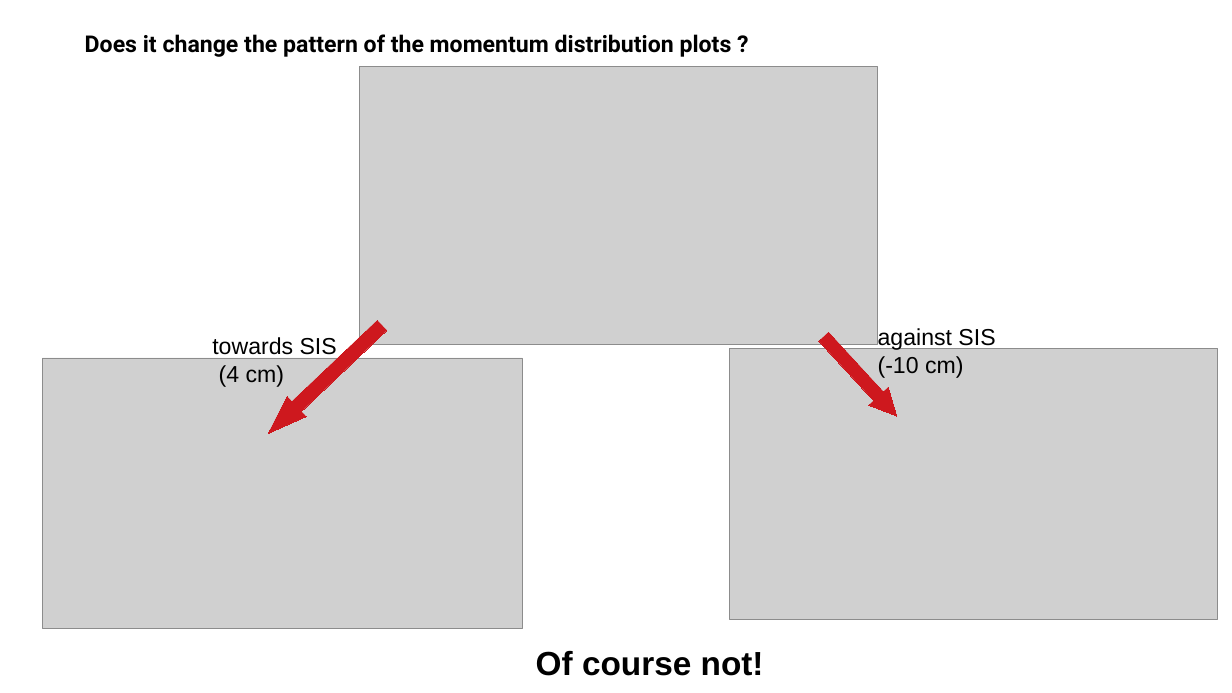
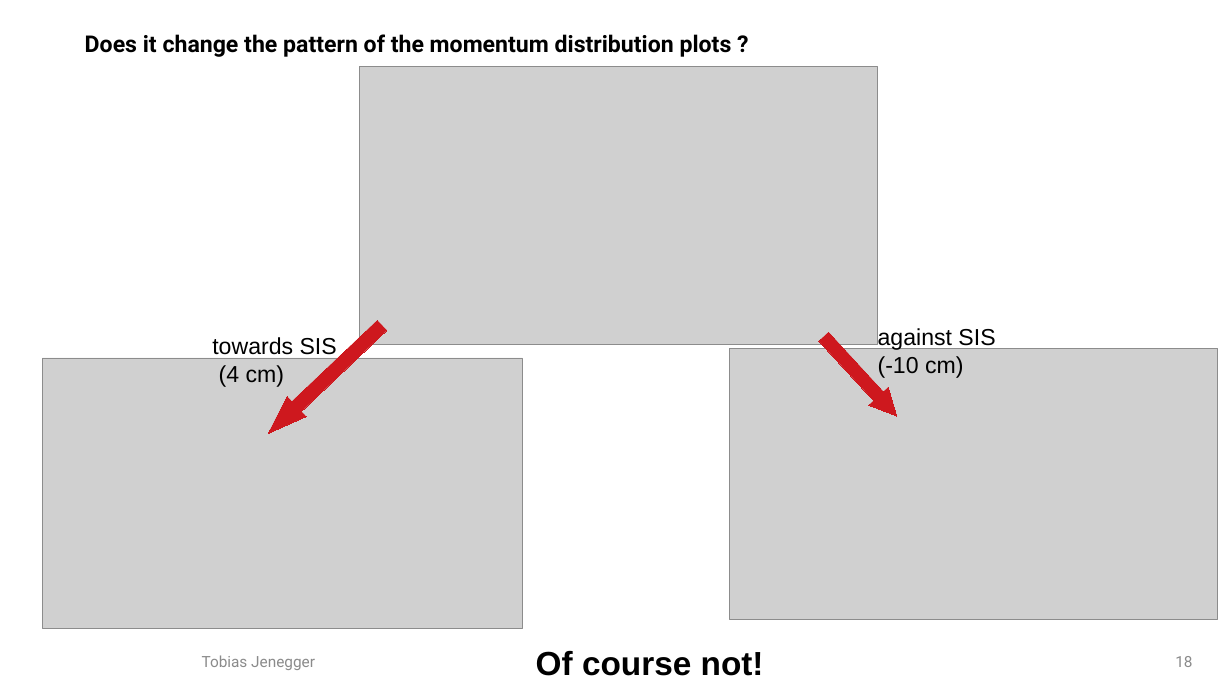
Before and after one commit to jenegger/r3b_wg, a slide deck: slide 18 of presentation_wg.odp. Drawn at 1232x693 pixels with LibreOffice and Linux fonts; fonts in the diff are those of the drawing; grey boxes stand for pictures; background and template pictures are left out. Boxes give left, top, right and bottom in pixels: in the first picture for what was removed or moved away, otherwise in the second. Text is boxed around its words. In the diff, an @@ line names an element or a change of style, - is before the commit and + after.

```diff
--- a/presentation_wg.odp
+++ b/presentation_wg.odp
@@ text added at (202,655,315,670), 12 pt, text #8B8B8B @@
+Tobias Jenegger
@@ page number added at (1175,656,1192,667), 12 pt, text #8B8B8B @@
+18
```
Also in this commit, not shown: 8 other slides changed, 1 other file.
